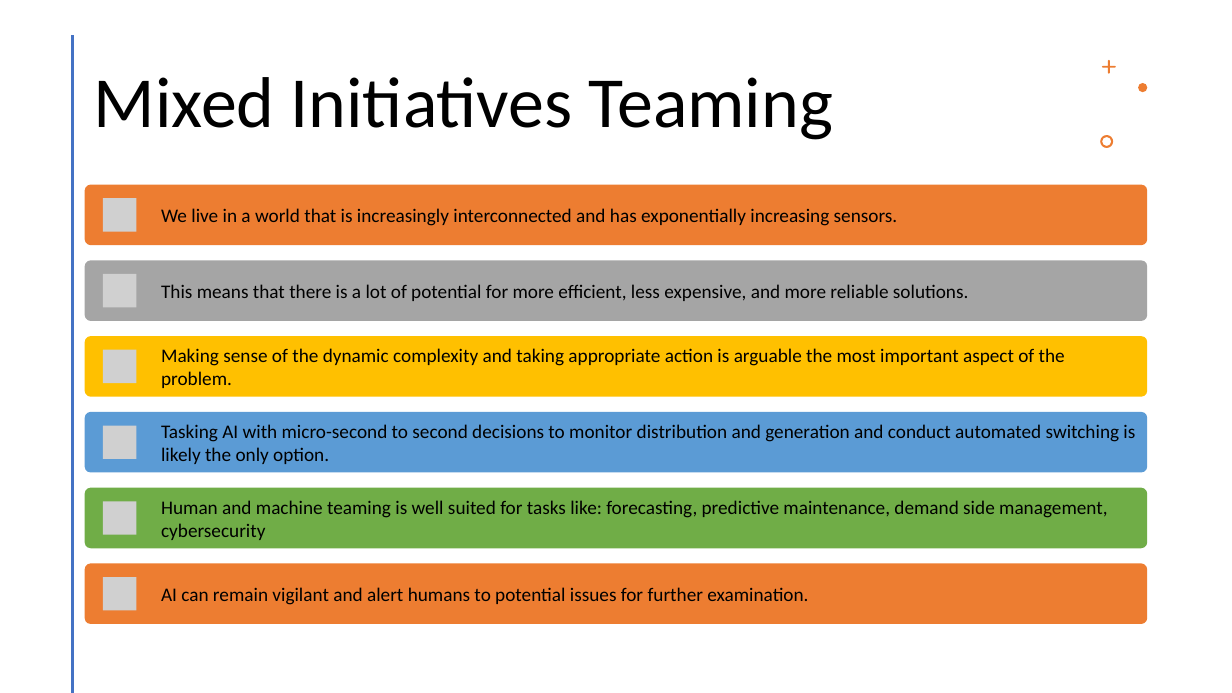
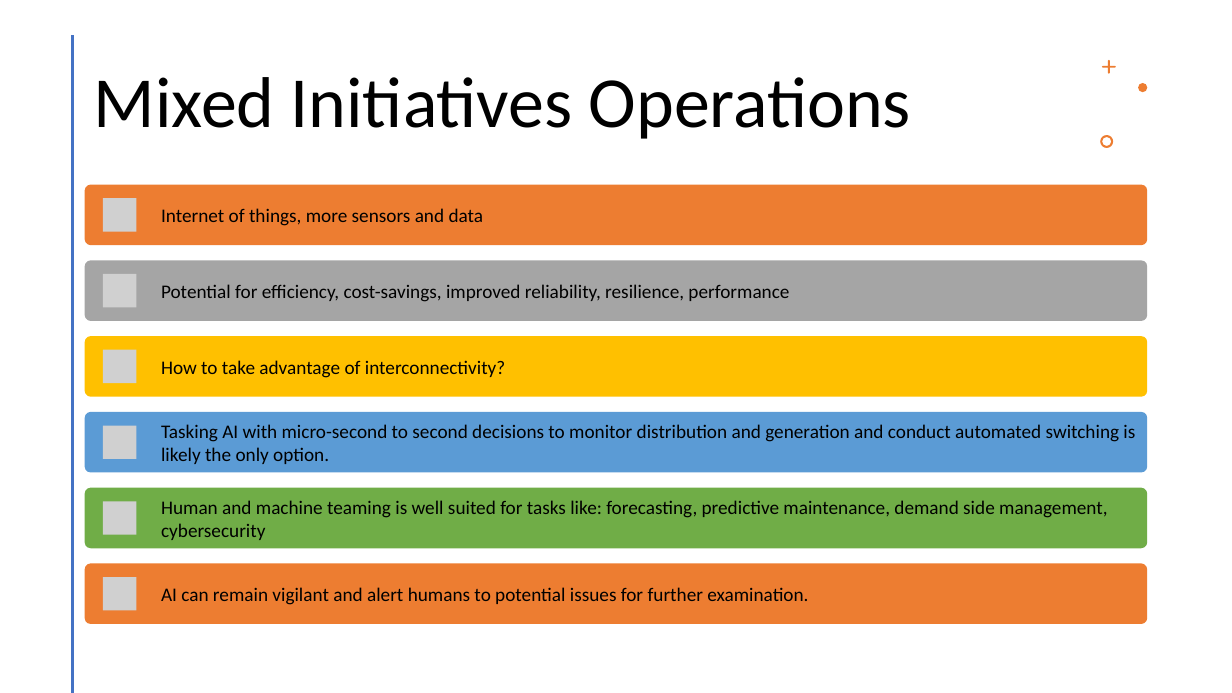
Before and after one commit to rogerlew/conference-ahfe-2022, a slide deck: slide 9 of AHFE 2022.pptx (slide 10 before the commit). Drawn at 1232x693 pixels with LibreOffice and Linux fonts; fonts in the diff are those of the drawing; grey boxes stand for pictures. Boxes give left, top, right and bottom in pixels: in the first picture for what was removed or moved away, otherwise in the second. Text is boxed around its words. In the diff, an @@ line names an element or a change of style, - is before the commit and + after.

```diff
--- a/AHFE 2022.pptx
+++ b/AHFE 2022.pptx
@@ title at <box>94,77,911,139</box>: text changed @@
-Mixed Initiatives Teaming
+Mixed Initiatives Operations
@@ text at <box>161,208,484,226</box>: text changed @@
-We live in a world that is increasingly interconnected and has exponentially increasing sensors.
+Internet of things, more sensors and data
@@ text at <box>161,284,789,302</box>: text changed @@
-This means that there is a lot of potential for more efficient, less expensive, and more reliable solutions.
+Potential for efficiency, cost-savings, improved reliability, resilience, performance
@@ text at <box>161,360,505,378</box>: text changed @@
-Making sense of the dynamic complexity and taking appropriate action is arguable the most important aspect of the problem.
+How to take advantage of interconnectivity?
```
Also in this commit, not shown: 9 other slides changed, 3 slides removed.
